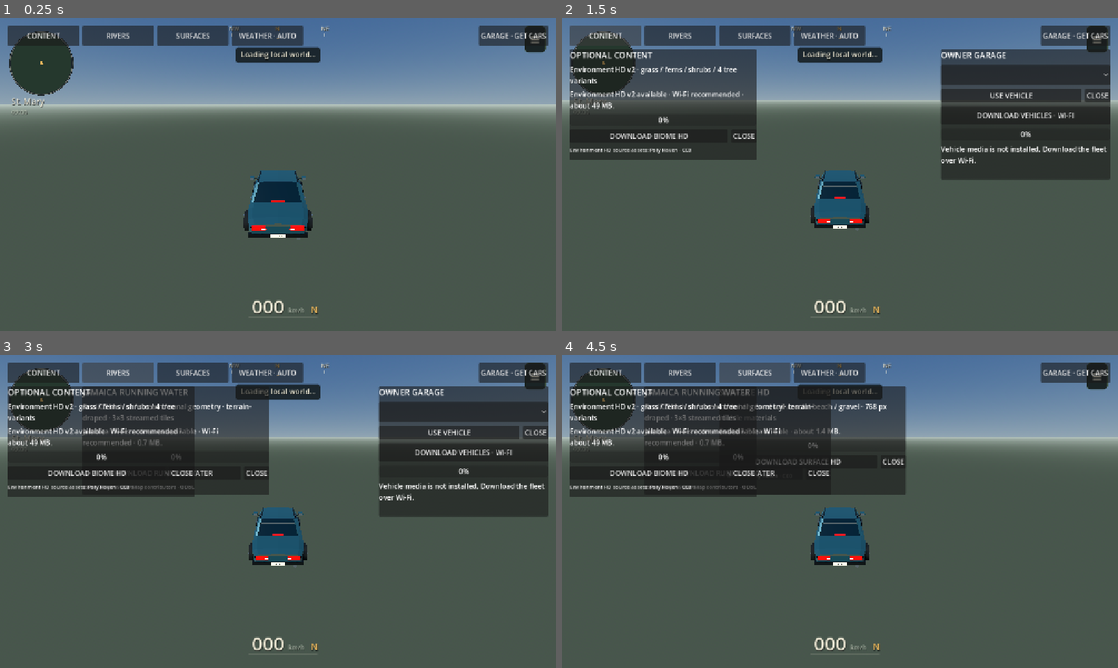
Above: before the commit, frames 1-4 (two rows, left to right).
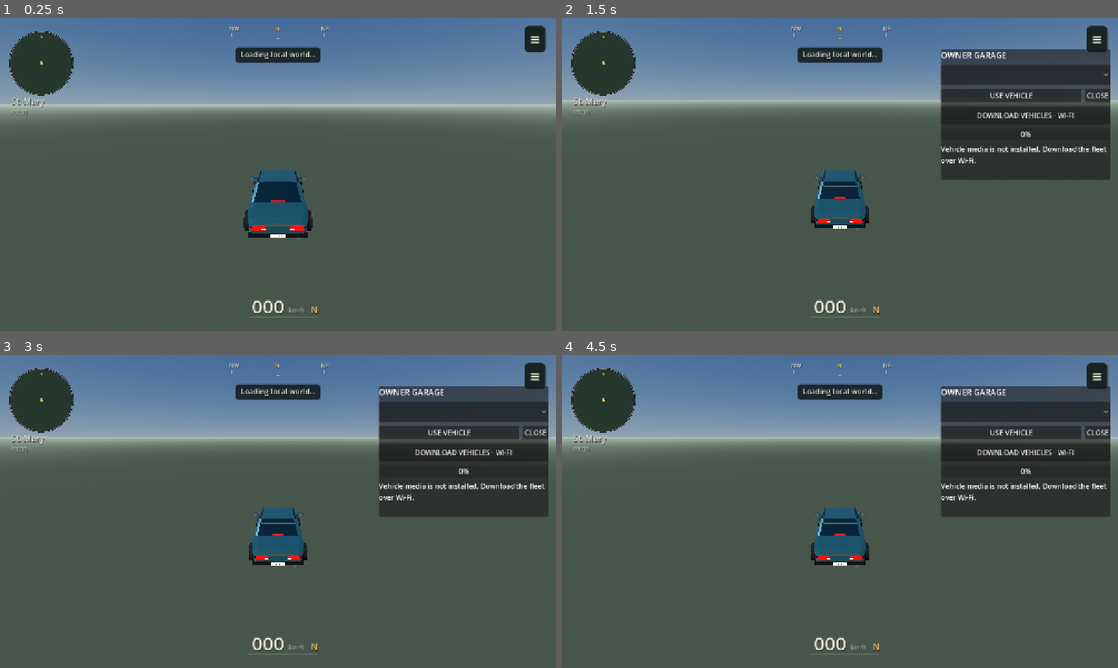
Above: after the commit, the same moments.

Repository: rell28194-rgb/yardman
Game: Godot game, scene res://main.tscn
Same seed, same stepped clock (60 frames per second), same inputs: the game is played once before the commit and once after it.
Inputs (mouse positions are in pixels of both pictures, inside the frame that each line leads up to):
- Up to frame 1 (0.25 s): no input
- Up to frame 2 (1.5 s): tap Enter (ym_garage_confirm) at 0.5 s; move the mouse to (962, 158) at 0.52 s; hold Right (ui_right) 0.53-1.25 s; hold G (ym_garage) 0.53-1.25 s; click (962, 158) at 0.67 s; click (606, 36) at 1.25 s, where only the run before the commit has a clickable "CONTENT"
- Up to frame 3 (3 s): click "USE VEHICLE" at 2 s; click (116, 373) at 2.75 s, where only the run before the commit has a clickable "RIVERS"
- Up to frame 4 (4.5 s): click "≡" at 3.5 s; click (756, 373) at 4.25 s, where only the run before the commit has a clickable "SURFACES"

The runs differ from the first frame. In frame 1, 3.7% of the frame differs, in the area x 1-99%, y 2-9%; in frame 2, 14%; in frame 3, 19%; in frame 4, 36%, in the area x 1-99%, y 2-52%.

Commit message:
ui: register consolidated systems menu bridge

Diff:
--- a/godot/project.godot
+++ b/godot/project.godot
@@ -22,6 +22,7 @@
 WeatherPuddles="*res://scripts/weather_puddle_runtime.gd"
 RemoteFleet="*res://scripts/remote_fleet_runtime.gd"
 VehicleGarage="*res://scripts/vehicle_selector_runtime.gd"
+SystemMenuBridge="*res://scripts/system_menu_bridge.gd"
 
 [display]
 window/size/viewport_width=1280
